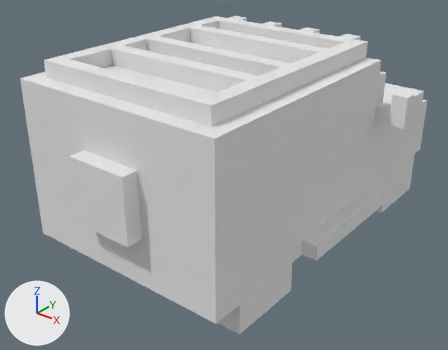
Two versions of the OBJ model Assets/Vehicules/Hummer.vox.obj, one commit apart.
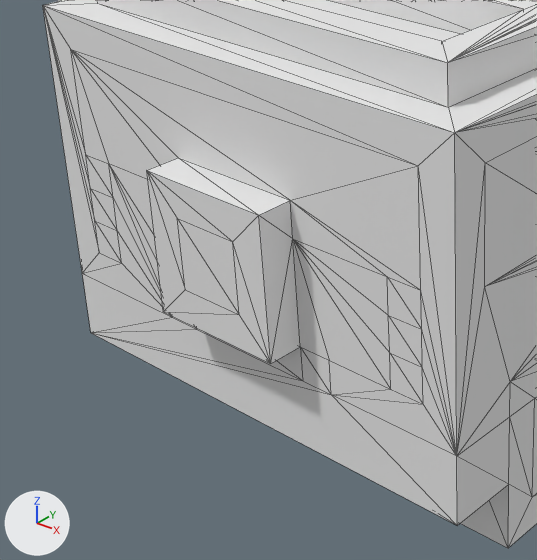
Old and new are each drawn whole from a 50 mm camera at (2.278, -3.307, 2.224) aimed at (-0.036, -0.414, 0.431) and again close up on the part from 0% to 57% of the width and 22% to 97% of the height. Arrows for +X, +Y and +Z are at lower left; the lights stay in place. The close-ups show mesh edges as thin lines. Where no turn or scale is listed for an object, it has been applied to the vertices. Vertices at the same position are counted once.

The first close-up shows 'Untitled'.
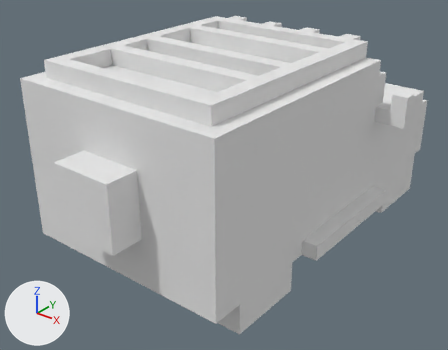
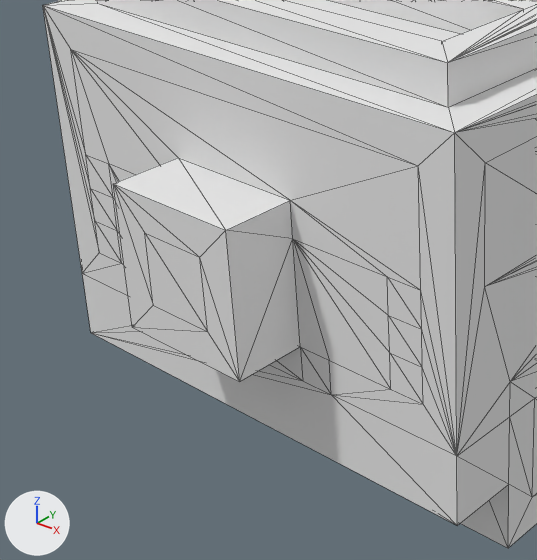
Location of each change, (x1, y1, x2, y2) in pixels of the close-ups (537 x 560 px; the box of a moved part takes in the faces that stretch with it):
part 1 of me_untitled, moved or reshaped
    before: (147, 158, 300, 364)
    after: (113, 158, 300, 382)

The change in detail:
me_untitled has 358 vertices, 712 faces and spans x -0.9..0.9, y -1.5..1.1, z 0.0..1.3.
me_untitled is used by ob_untitled; location (0.0, 0.0, 0.0).
Before the commit, vertices of me_untitled: 84 (-0.2, -1.5, 0.5) at pixel (163, 311), 87 (-0.2, -1.5, 0.9) at pixel (146, 170), 165 (0.2, -1.5, 0.5) at pixel (270, 363), 168 (0.2, -1.5, 0.9) at pixel (258, 215), 258 (-0.1, -1.5, 0.6) at pixel (185, 289).
Before the commit, vertices of me_untitled: 259 (-0.1, -1.5, 0.8) at pixel (177, 218), 260 (0.1, -1.5, 0.6) at pixel (239, 314), 261 (0.1, -1.5, 0.8) at pixel (232, 241).
Part 1, on me_untitled:
Vertices 84, 87, 165, 168, 258 to 261 of me_untitled move by (0.0, -0.1, 0.0).
